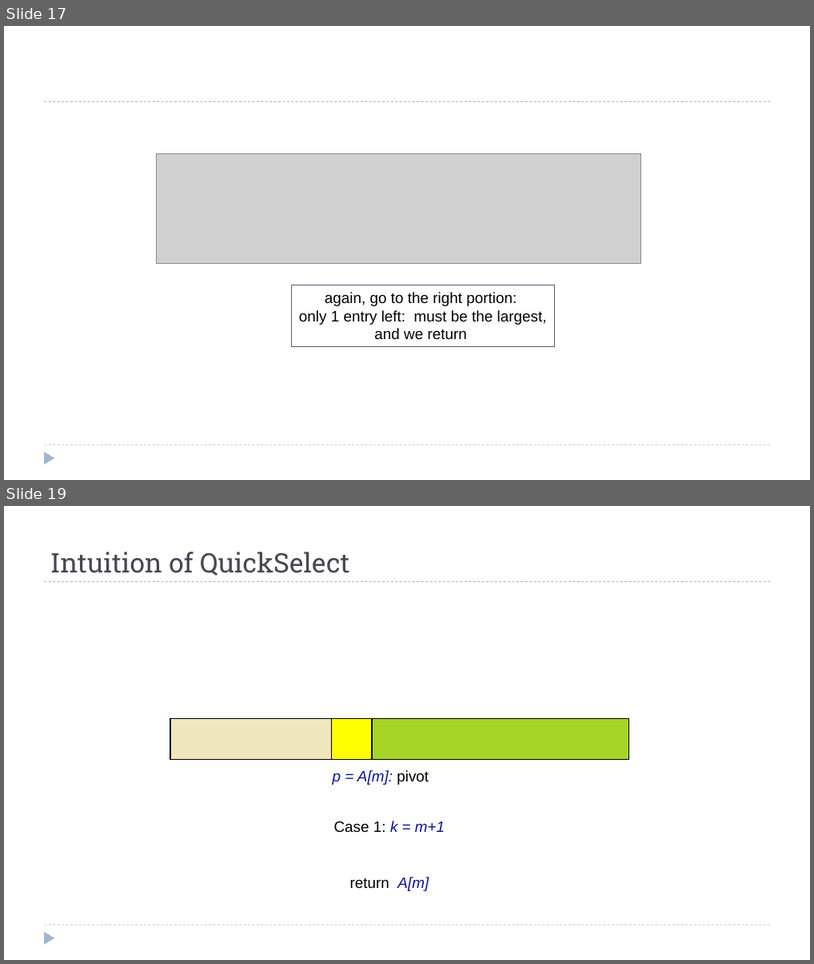
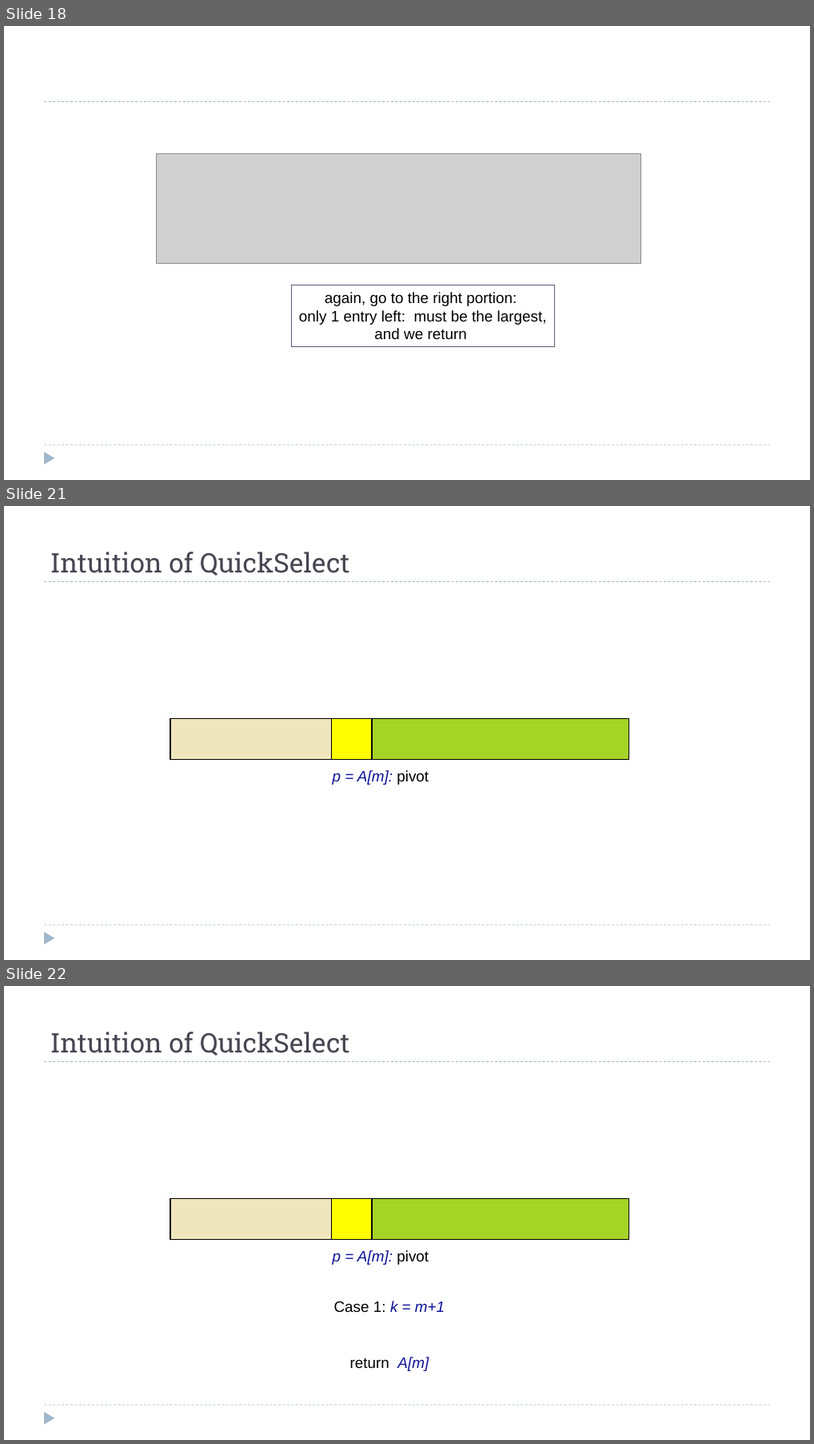
Before and after one commit to dsc-courses/dsc40b-2025-wi, a slide deck: materials/lectures/07-quickselect/slides.pptx. Shown one above the other, each under a label of ours: slides 17 and 19 before the commit, slides 18, 21 and 22 after it; the slides between them are not shown. The pictures are 814x964 and 814x1444 pixels, drawn with LibreOffice and Linux fonts; fonts in the diff are those of the drawing; grey boxes stand for pictures. Boxes give left, top, right and bottom in pixels: in the first picture for what was removed or moved away, otherwise in the second. Text is boxed around its words. In the diff, an @@ line names an element or a change of style, - is before the commit and + after.

```diff
--- a/materials/lectures/07-quickselect/slides.pptx
+++ b/materials/lectures/07-quickselect/slides.pptx
@@ slide 21 added at [4, 506, 810, 960], background #FFFFFF; not listed: 3 template elements that a slide beside it also shows @@
@@ title added at [50, 552, 350, 576], 32 pt, text #464653 @@
+Intuition of QuickSelect
@@ rectangle added at [170, 718, 629, 759], fill #CCFFCC at 56% opacity, outline #000000 0.75 pt @@
@@ group added at [170, 718, 629, 784]: 3 rectangles, 1 text @@
+p = A[m]: pivot
@@ what was slide 17 is now slide 18 @@
@@ what was slide 19 is now slide 22 @@
```
Also in this commit, not shown: 5 slides changed, 18 other slides added, 20 other files.
